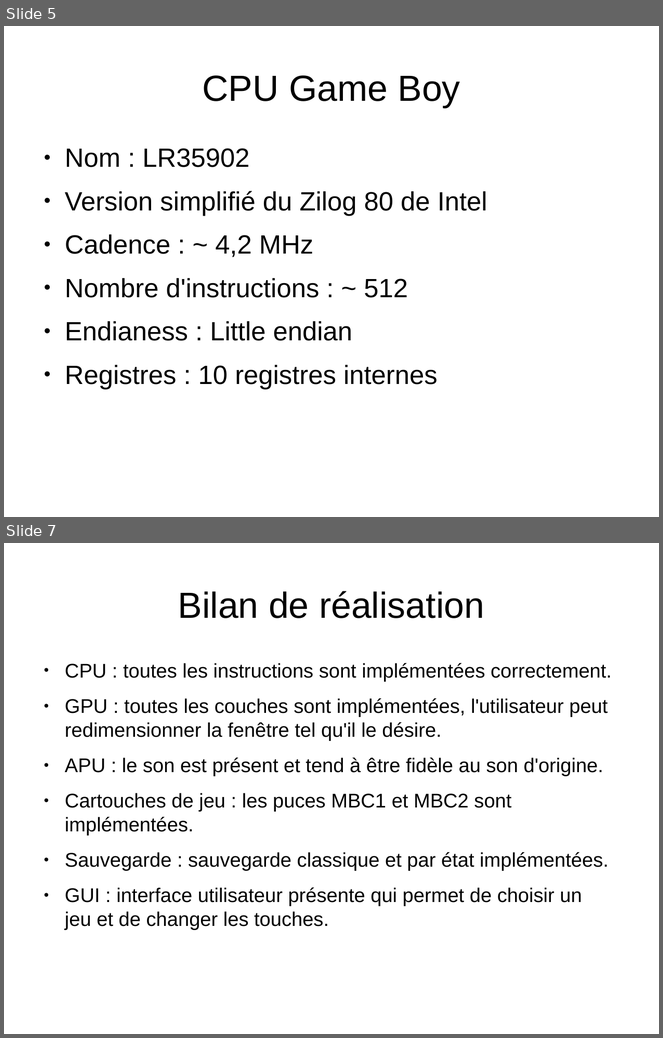
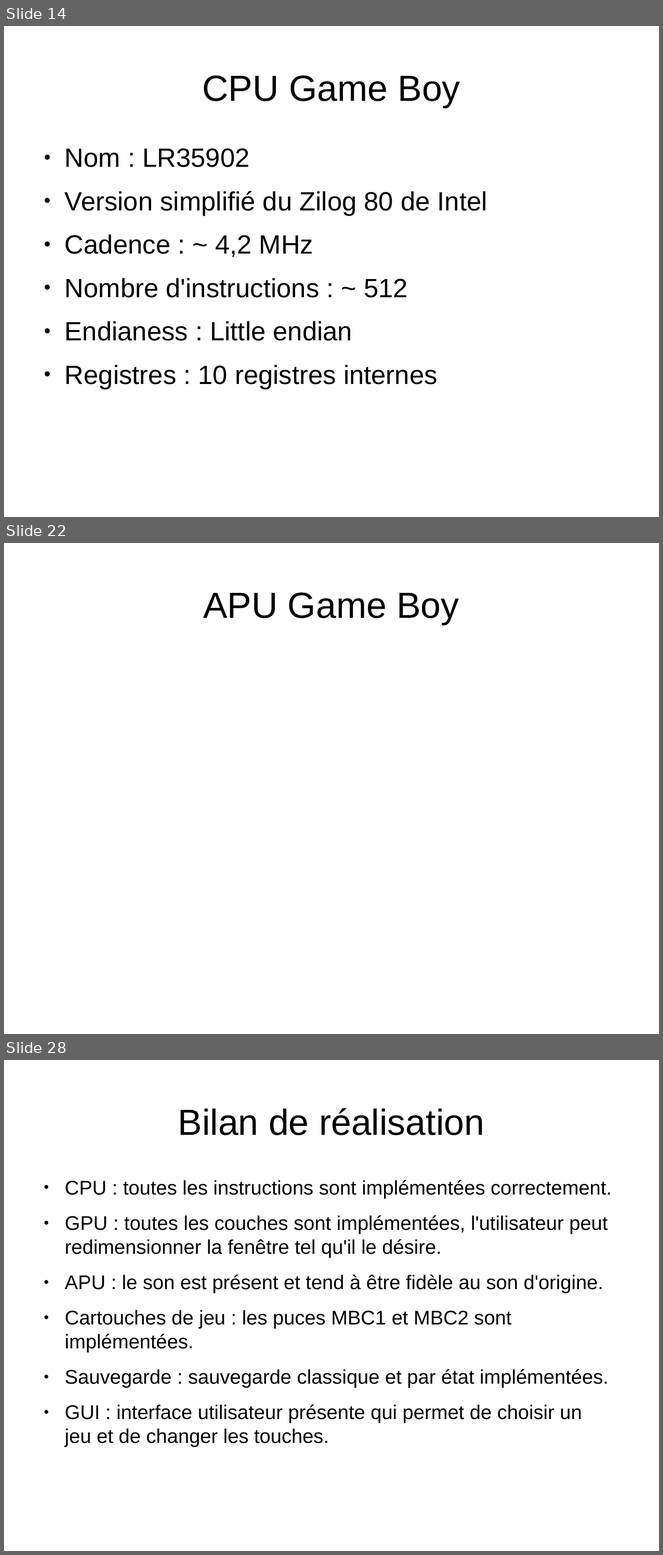
Before and after one commit to joakim-d/GroBoy, a slide deck: documents_TER/soutenance.odp. Shown one above the other, each under a label of ours: slides 5 and 7 before the commit, slides 14, 22 and 28 after it; the slides between them are not shown. The pictures are 663x1038 and 663x1555 pixels, drawn with LibreOffice and Linux fonts; fonts in the diff are those of the drawing. Boxes give left, top, right and bottom in pixels: in the first picture for what was removed or moved away, otherwise in the second. Text is boxed around its words. In the diff, an @@ line names an element or a change of style, - is before the commit and + after.

```diff
--- a/documents_TER/soutenance.odp
+++ b/documents_TER/soutenance.odp
@@ slide 22 added at [4,543,659,1034], background #FFFFFF @@
@@ title added at [203,592,459,625], 44 pt, text #000000 @@
+APU Game Boy
@@ what was slide 5 is now slide 14 @@
@@ what was slide 7 is now slide 28 @@
```
Also in this commit, not shown: 2 slides changed, 23 other slides added.
